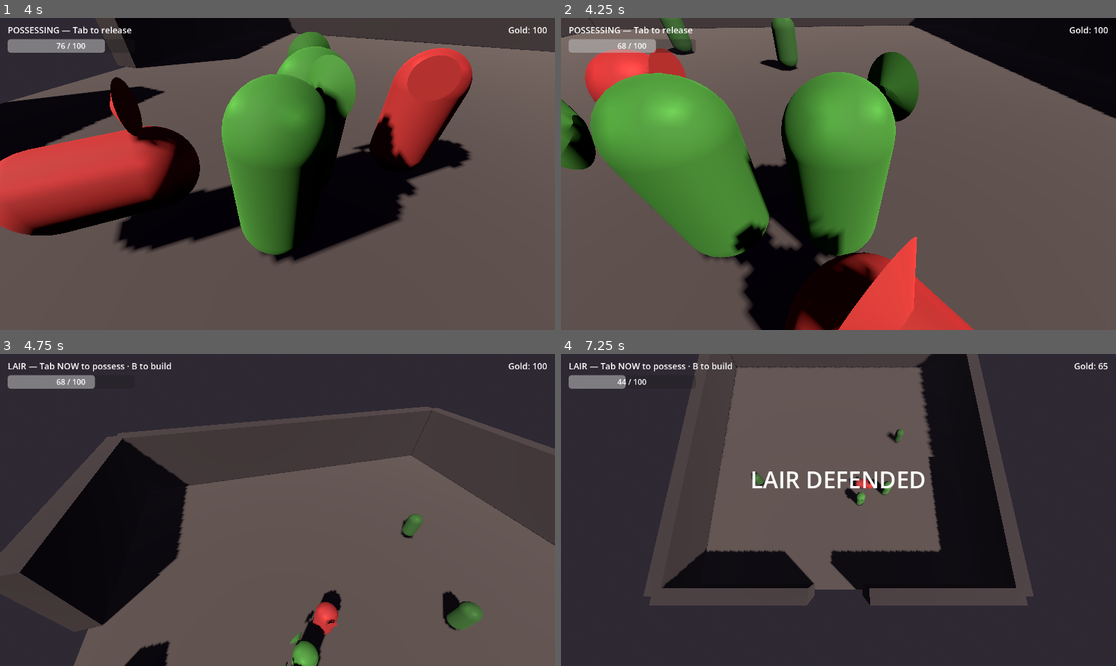
Above: before the commit, frames 1-4 (two rows, left to right).
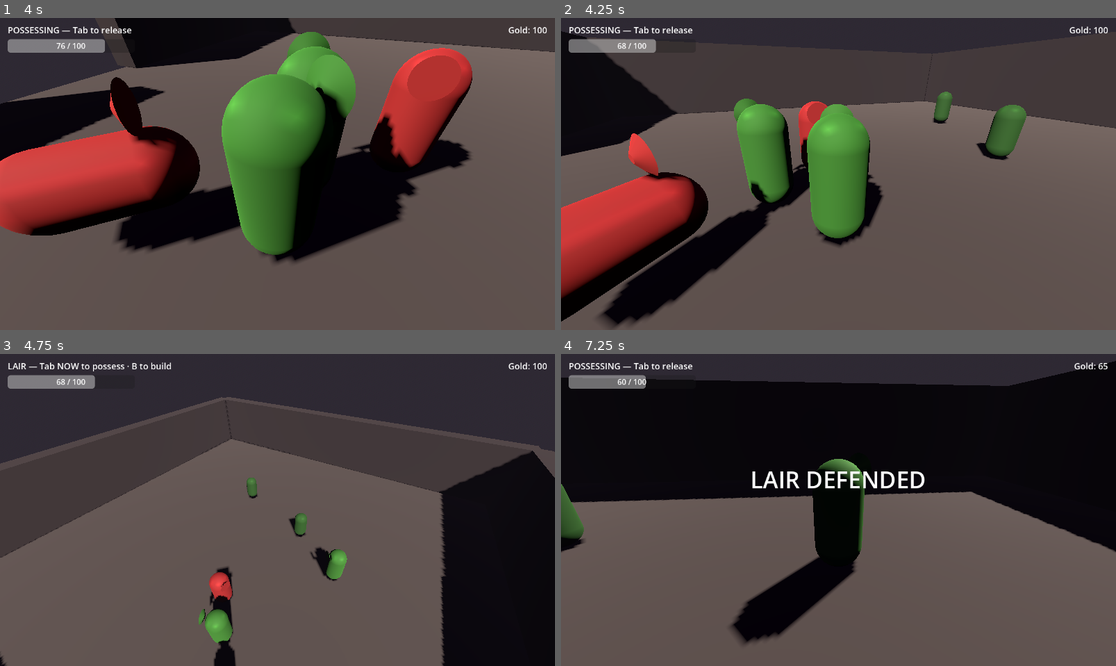
Above: after the commit, the same moments.

Repository: TAgents/orcs-lair
Game: Godot game, scene res://scenes/lair.tscn
Same seed, same stepped clock (60 frames per second), same inputs: the game is played once before the commit and once after it.
Inputs (mouse positions are in pixels of both pictures, inside the frame that each line leads up to):
- Up to frame 1 (4 s): tap Enter at 0.5 s; move the mouse to (249, 236) at 0.52 s; hold Tab (possess_toggle) 0.53-1.28 s; hold W (move_forward) 0.53-2.03 s; click (249, 236) at 0.67 s; move the mouse to (444, 220) at 1.27 s; tap J (attack) at 1.35 s; tap Tab (possess_toggle) every 0.75 s from 1.55 to 3.8 s; move the mouse to (111, 127) at 2.02 s; press the mouse at (111, 127) at 2.03 s; hold A (move_left) 2.03-3.53 s; move the mouse to (305, 174) at 2.77 s; release the mouse at (305, 174) at 2.78 s; tap 1 (build_select_1) at 2.85 s; click (305, 174) at 2.92 s; move the mouse to (194, 96) at 3.52 s; hold S (move_back) from 3.53 s (still down); hold 2 (build_select_2) from 3.53 s (still down)
- Up to frame 2 (4.25 s): keep holding S (move_back); keep holding 2 (build_select_2); tap L (skill_charge, bound only after the commit) at 4.15 s
- Up to frame 3 (4.75 s): move the mouse to (399, 494) at 4.27 s; release S (move_back) at 4.28 s; release 2 (build_select_2) at 4.28 s; hold D (move_right) from 4.28 s (still down); tap 3 (build_select_3) at 4.35 s; tap Tab (possess_toggle) at 4.55 s
- Up to frame 4 (7.25 s): move the mouse to (727, 525) at 5.02 s; release D (move_right) at 5.03 s; hold W (move_forward) 5.03-5.78 s; hold B (build_toggle) 5.03-5.78 s; click (727, 525) at 5.17 s; tap Tab (possess_toggle) at 5.3, 6.05 s; move the mouse to (894, 441) at 5.77 s; hold D (move_right) from 5.78 s (still down); tap Space (dodge) at 5.85 s; move the mouse to (810, 572) at 6.52 s; hold Tab (possess_toggle) from 6.53 s (still down)

Frame 1 is identical in both runs. In frame 2, 64% of the frame differs, in the area x 0-100%, y 0-100%; in frame 3, 35%; in frame 4, 80%.

Commit message:
feat(combat): charge skill (L = dash + i-frames + hit-on-path)
Second active skill. Possessed champion presses L → dashes forward at
14 m/s for 0.4s with full i-frames; every enemy along the path takes
1.2× effective_damage (max 1 hit per enemy per charge). 3s cooldown.

Direction: prefers the player's WASD input vector if any keys are held,
otherwise falls back to the orc's current facing (`-transform.basis.z`).
Camera-relative, same convention as normal movement.

Implementation
- project.godot                — InputMap action `skill_charge` on L
- scripts/orcs/champion.gd
    + charge_cooldown / charge_speed / charge_duration / charge_damage_mult
      export properties
    + _charge_active sticky flag with _charge_already_hit dict (one hit
      per enemy per charge)
    + _physics_process: when _charge_remaining > 0, drives velocity at
      charge_speed × _charge_dir, sets _vulnerable=false, calls
      _check_charge_hits each frame (covers race condition where
      Area3D.get_overlapping_bodies returns empty on first frame after
      monitoring=true; signal fires on subsequent frames either way)
    + _on_hitbox_body_entered now branches on _charge_active for the
      dedup + multiplier; cleave path unchanged
    + _start_charge / _check_charge_hits / _current_facing_or_input

Test
- scenarios/charge_skill.json — possessed champion, raider 5m south at
                                  15 hp, single L press dashes through
                                  and one-shots (18 × 1.2 = 22 vs 15).
                                  Champion takes 0 damage (i-frames).
- .github/workflows/ci.yml + scenarios/README.md updated; 15 scenarios

All 15 scenarios pass deterministically.

Co-Authored-By: Claude Opus 4.7 (1M context) <noreply@anthropic.com>

Diff:
--- a/project.godot
+++ b/project.godot
@@ -98,6 +98,11 @@
 "events": [Object(InputEventKey,"resource_local_to_scene":false,"resource_name":"","device":-1,"window_id":0,"alt_press …(190 unchanged characters)…
 ]
 }
+skill_charge={
+"deadzone": 0.5,
+"events": [Object(InputEventKey,"resource_local_to_scene":false,"resource_name":"","device":-1,"window_id":0,"alt_pressed":false,"shift_pressed":false,"ctrl_pressed":false,"meta_pressed":false,"pressed":false,"keycode":0,"physical_keycode":76,"key_label":0,"unicode":0,"location":0,"echo":false,"script":null)
+]
+}
 
 [physics]
 
--- /dev/null
+++ b/scenarios/charge_skill.json
@@ -0,0 +1,24 @@
+{
+	"name": "charge_skill",
+	"description": "Phase 3 skill: L = charge. Possessed champion presses L, dashes forward at 14 m/s for 0.4s with i-frames, hits enemies along path for 1.2× damage. Test: 1 raider south of champion (matches default facing), one charge press should kill it. Damage 18 × 1.2 = 22 vs 15 hp raider.",
+	"seed": 222,
+	"max_duration_s": 3,
+	"champion": {
+		"max_hp": 100,
+		"damage": 18,
+		"move_speed": 5.0
+	},
+	"raiders": [
+		{"position": [0, 0, -5], "max_hp": 15, "damage": 8, "move_speed": 3.0}
+	],
+	"inputs": [
+		{"t": 0.2, "press": "possess_toggle", "note": "possess Champion"},
+		{"t": 0.3, "release": "possess_toggle"},
+		{"t": 0.5, "press": "skill_charge", "note": "charge forward (-Z), through the raider"},
+		{"t": 0.6, "release": "skill_charge"}
+	],
+	"pass_criteria": {
+		"champion_alive": true,
+		"raiders_killed_eq": 1
+	}
+}
--- a/scripts/orcs/champion.gd
+++ b/scripts/orcs/champion.gd
@@ -8,6 +8,10 @@
 @export var cleave_cooldown: float = 1.5
 @export var cleave_damage_mult: float = 1.5
 @export var cleave_size: Vector3 = Vector3(3.5, 1.4, 2.5)
+@export var charge_cooldown: float = 3.0
+@export var charge_speed: float = 14.0
+@export var charge_duration: float = 0.4
+@export var charge_damage_mult: float = 1.2
 
 @onready var hitbox: Area3D = $Hitbox
 @onready var hitbox_shape: CollisionShape3D = $Hitbox/CollisionShape3D
@@ -15,6 +19,11 @@
 var _cleave_timer: float = 0.0
 var _normal_hitbox_size: Vector3 = Vector3.ZERO
 var _cleave_active: bool = false
+var _charge_timer: float = 0.0
+var _charge_remaining: float = 0.0
+var _charge_dir: Vector3 = Vector3.ZERO
+var _charge_active: bool = false
+var _charge_already_hit: Dictionary = {}
 
 var _attack_timer: float = 0.0
 var _dodge_timer: float = 0.0
@@ -40,6 +49,21 @@
 
 	_attack_timer = max(0.0, _attack_timer - delta)
 	_cleave_timer = max(0.0, _cleave_timer - delta)
+	_charge_timer = max(0.0, _charge_timer - delta)
+	if _charge_remaining > 0.0:
+		_charge_remaining -= delta
+		set_vulnerable(false)
+		velocity.x = _charge_dir.x * charge_speed
+		velocity.z = _charge_dir.z * charge_speed
+		_check_charge_hits()
+		apply_gravity(delta)
+		move_and_slide()
+		if _charge_remaining <= 0.0:
+			_charge_active = false
+			_charge_already_hit.clear()
+			set_vulnerable(true)
+			hitbox.monitoring = false
+		return
 	if _dodge_timer > 0.0:
 		_dodge_timer -= delta
 		set_vulnerable(false)
@@ -88,8 +112,13 @@
 	if Input.is_action_just_pressed("attack") and _attack_timer <= 0.0:
 		_swing()
 
+	# Charge can also be triggered with no movement input — uses current facing.
+
 	if Input.is_action_just_pressed("skill_cleave") and _cleave_timer <= 0.0 and _attack_timer <= 0.0:
 		_cleave()
+
+	if Input.is_action_just_pressed("skill_charge") and _charge_timer <= 0.0:
+		_start_charge()
 
 func _ai_step() -> void:
 	# Simple AI: hunt nearest raider when one exists, idle otherwise.
@@ -146,8 +175,56 @@
 	if body == self:
 		return
 	if body is Orc and body.faction != faction:
+		if _charge_active:
+			# Charge tracks per-body to avoid multi-hit on same enemy.
+			if _charge_already_hit.has(body):
+				return
+			_charge_already_hit[body] = true
+			body.take_damage(effective_damage() * charge_damage_mult, self)
+			return
 		var dmg: float = effective_damage() * (cleave_damage_mult if _cleave_active else 1.0)
 		body.take_damage(dmg, self)
+
+# Charge: dash forward (in input direction or current facing) at charge_speed
+# for charge_duration seconds. Invulnerable, hits each enemy along the path
+# at most once for charge_damage_mult × effective_damage. Cooldown gates.
+func _start_charge() -> void:
+	_charge_timer = charge_cooldown
+	_charge_remaining = charge_duration
+	_charge_active = true
+	_charge_already_hit.clear()
+	_charge_dir = _current_facing_or_input()
+	hitbox.monitoring = true
+
+func _current_facing_or_input() -> Vector3:
+	# Prefer the player's current move-input vector; fall back to body facing.
+	if Game.mode == Game.Mode.POSSESSING and Game.possessed == self:
+		var raw := Vector2(
+			Input.get_action_strength("move_right") - Input.get_action_strength("move_left"),
+			Input.get_action_strength("move_back") - Input.get_action_strength("move_forward"),
+		)
+		if raw.length() > 0.05:
+			var cam: Camera3D = get_viewport().get_camera_3d()
+			if cam != null:
+				var fwd: Vector3 = -cam.global_transform.basis.z
+				fwd.y = 0.0
+				fwd = fwd.normalized()
+				var right: Vector3 = cam.global_transform.basis.x
+				right.y = 0.0
+				right = right.normalized()
+				return (right * raw.x + fwd * (-raw.y)).normalized()
+	# Fallback: orc's local forward (-Z) in world space.
+	var fb: Vector3 = -global_transform.basis.z
+	fb.y = 0.0
+	if fb.length() < 0.01:
+		fb = Vector3.FORWARD
+	return fb.normalized()
+
+func _check_charge_hits() -> void:
+	# Hitbox.body_entered fires once per enter; bodies already inside when
+	# monitoring was just enabled don't fire it. Snap-check each frame.
+	for body in hitbox.get_overlapping_bodies():
+		_on_hitbox_body_entered(body)
 
 # Per-swing damage = base damage + every active Training room's bonus.
 # Active means a worker is in the room and WORKING. Walking the group is
Not shown, changed: .github/workflows/ci.yml
Not shown, changed: scenarios/README.md
